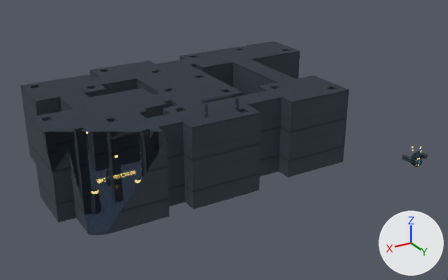
An edit to the glTF model packs/reactor-zero/level.gltf, drawn before and after from the same camera.
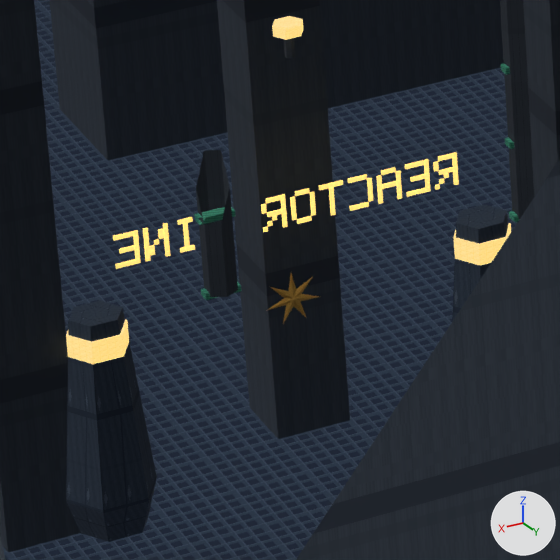
Old and new are each drawn whole from a camera (50 mm lens) standing at (119.5, 101.4, 70.0) and looking at (42.9, -26.3, 6.2) and again close up on the part from 19% to 33% of the width and 55% to 77% of the height. Every picture has the same lights, and +X, +Y and +Z are marked at lower right. The last two pictures show the newer version. Everything nearer to the camera than a plane just in front of the edit is cut away. Objects named as collision shapes, trigger or cutter boxes, shadow casters or lower levels of detail are left out. Vertices at exactly the same position are counted once.

Names of what the first close-up shows: 'SCENE_GRID'.
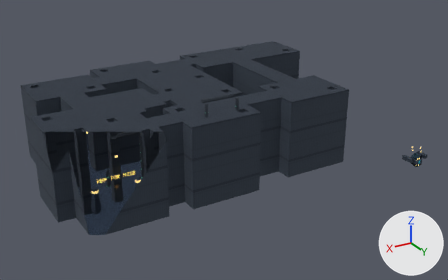
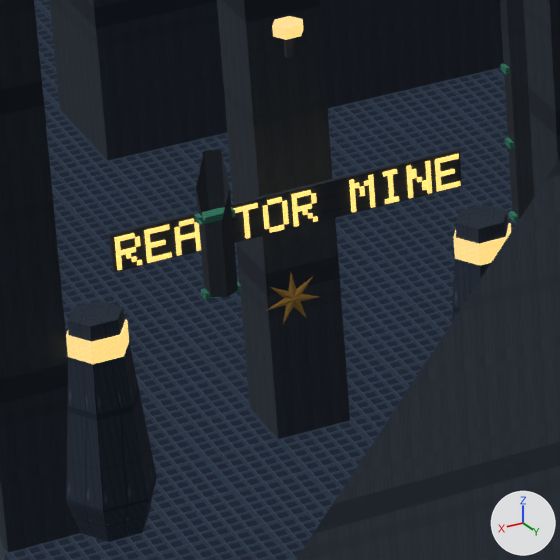
Changed parts and their boxes [x1, y1, x2, y2] in the close-ups (560 x 560 px; the box of a moved part takes in the faces that stretch with it):
part 1 of me_mesh_0, added
    after: [109, 148, 462, 273]
part 2 of me_mesh_0, moved or reshaped
    before: [113, 235, 118, 241]
    after: [114, 237, 120, 243]
part 3 of me_mesh_0, moved or reshaped
    before: [118, 234, 123, 239]
    after: [119, 235, 125, 241]
part 4 of me_mesh_0, moved or reshaped
    before: [123, 232, 128, 238]
    after: [124, 234, 130, 240]
part 5 of me_mesh_0, moved or reshaped
    before: [128, 231, 133, 237]
    after: [129, 233, 135, 239]
part 6 of me_mesh_0, moved or reshaped
    before: [119, 248, 125, 254]
    after: [115, 242, 120, 247]
part 7 of me_mesh_0, moved or reshaped
    before: [124, 246, 130, 252]
    after: [115, 246, 121, 252]
part 8 of me_mesh_0, moved or reshaped
    before: [115, 263, 121, 269]
    after: [116, 251, 121, 256]
part 9 of me_mesh_0, moved or reshaped
    before: [129, 245, 135, 251]
    after: [121, 249, 126, 255]
part 10 of me_mesh_0, moved or reshaped
    before: [134, 244, 139, 250]
    after: [126, 248, 131, 254]
part 11 of me_mesh_0, moved or reshaped
    before: [134, 249, 140, 255]
    after: [131, 247, 136, 253]
part 12 of me_mesh_0, moved or reshaped
    before: [120, 262, 126, 268]
    after: [116, 256, 122, 261]
part 13 of me_mesh_0, moved or reshaped
    before: [125, 260, 131, 266]
    after: [126, 253, 132, 259]
part 14 of me_mesh_0, moved or reshaped
    before: [135, 254, 140, 259]
    after: [117, 260, 122, 266]
part 15 of me_mesh_0, deleted
    before: [130, 159, 459, 265]
part 16 of me_mesh_0, added
    after: [117, 154, 460, 270]

Edits to the bpy script that builds the scene:
```text
Change me_mesh_0:
    used by ob_scene_grid; location = (0.0, 0.0, 0.0)
    remove me_mesh_0.from_pydata(...)  # 5462 vertices, 8812 faces; spans x 4.0..90.0, y -60.0..-8.0, z 0.0..23.4
    add me_mesh_0.from_pydata(...)  # 6894 vertices, 10960 faces; spans x 4.0..90.0, y -60.0..-8.0, z 0.0..23.4
    me_mesh_0 part 1: a new loose piece, a box spanning x 71.19..80.55, y -18.34..-18.22, z 6.87..7.91, in mat_material_0
    me_mesh_0 part 2: the loose piece of 8 vertices spanning x 80.4..80.5, y -18.3, z 7.7..7.8 is moved by (0.0, 0.1, 0.0)
    me_mesh_0 part 3: the loose piece of 8 vertices spanning x 80.2..80.3, y -18.3, z 7.7..7.8 is moved by (0.0, 0.1, 0.0)
    me_mesh_0 part 4: the loose piece of 8 vertices spanning x 80.1..80.2, y -18.3, z 7.7..7.8 is moved by (0.0, 0.1, 0.0)
    me_mesh_0 part 5: the loose piece of 8 vertices spanning x 80.0..80.1, y -18.3, z 7.7..7.8 is moved by (0.0, 0.1, 0.0)
    me_mesh_0 part 6: the loose piece of 8 vertices spanning x 80.2..80.3, y -18.3, z 7.3..7.4 is moved by (0.1, 0.1, 0.3)
    me_mesh_0 part 7: the loose piece of 8 vertices spanning x 80.1..80.2, y -18.3, z 7.3..7.4 is moved by (0.3, 0.1, 0.1)
    me_mesh_0 part 8: the loose piece of 8 vertices spanning x 80.4..80.5, y -18.3, z 6.9..7.1 is moved by (0.0, 0.1, 0.4)
    me_mesh_0 part 9: the loose piece of 8 vertices spanning x 80.0..80.1, y -18.3, z 7.3..7.4 is moved by (0.3, 0.1, 0.0)
    me_mesh_0 part 10: the loose piece of 8 vertices spanning x 79.8..80.0, y -18.3, z 7.3..7.4 is moved by (0.3, 0.1, 0.0)
    me_mesh_0 part 11: the loose piece of 8 vertices spanning x 79.8..80.0, y -18.3, z 7.2..7.3 is moved by (0.1, 0.1, 0.1)
    me_mesh_0 part 12: the loose piece of 8 vertices spanning x 80.2..80.3, y -18.3, z 6.9..7.1 is moved by (0.1, 0.1, 0.3)
    me_mesh_0 part 13: the loose piece of 8 vertices spanning x 80.1..80.2, y -18.3, z 6.9..7.1 is moved by (0.0, 0.1, 0.3)
    me_mesh_0 part 14: the loose piece of 8 vertices spanning x 79.8..80.0, y -18.3, z 7.1..7.2 is moved by (0.5, 0.1, 0.0)
    me_mesh_0 part 15: 149 loose pieces with 1192 vertices, spanning x 71.3..80.1, y -18.3, z 6.9..7.8, are deleted
    me_mesh_0 part 16: 2616 vertices added at x 71.3..80.5, y -18.4..-18.1, z 6.9..7.8
    other edits to the shape of me_mesh_0 do not show in these pictures
```
